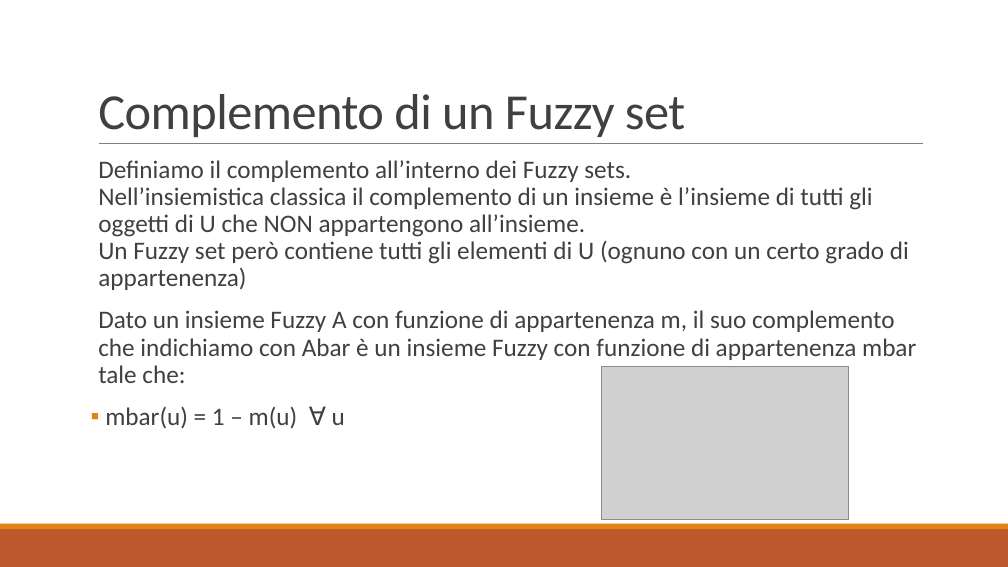
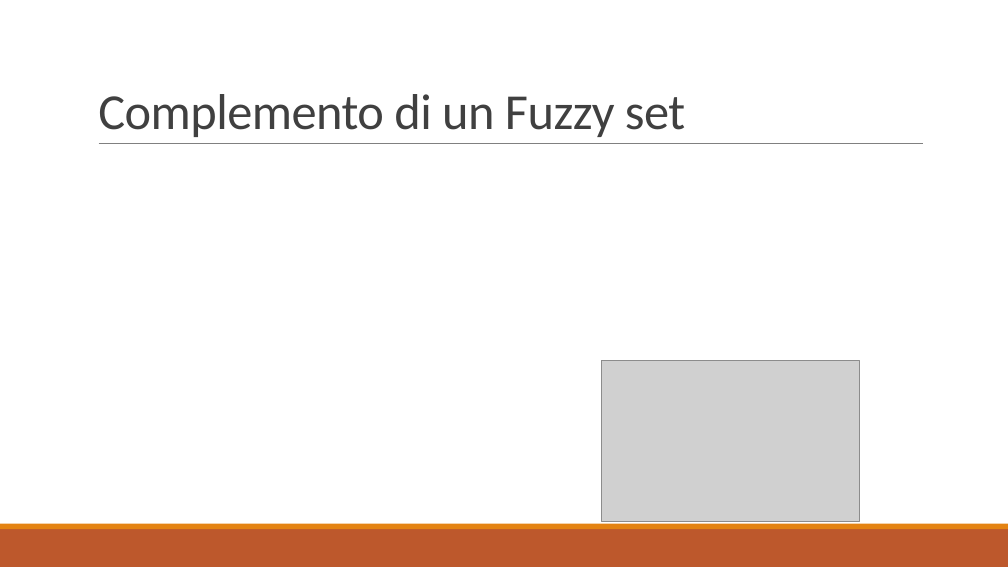
Before and after one commit to Gallo00/progettoDM, a slide deck: slide 6 of relazione.pptx. Drawn at 1008x567 pixels with LibreOffice and Linux fonts; fonts in the diff are those of the drawing; grey boxes stand for pictures. Boxes give left, top, right and bottom in pixels: in the first picture for what was removed or moved away, otherwise in the second. Text is boxed around its words. In the diff, an @@ line names an element or a change of style, - is before the commit and + after.

```diff
--- a/relazione.pptx
+++ b/relazione.pptx
@@ text removed at [98,160,916,429] @@
-  Definiamo il complemento all’interno dei Fuzzy sets.
-  Nell’insiemistica classica il complemento di un insieme è l’insieme di tutti gli oggetti di U che NON appartengono all’insieme.
-  Un Fuzzy set però contiene tutti gli elementi di U (ognuno con un certo grado di appartenenza)
-  Dato un insieme Fuzzy A con funzione di appartenenza m, il suo complemento che indichiamo con Abar è un insieme Fuzzy con funzione di appartenenza mbar tale che:
-▪ mbar(u) = 1 – m(u) ∀ u
@@ picture: place and size @@
-picture at [601,366,848,520]
+picture at [601,361,860,521]
```
Also in this commit, not shown: 9 other slides changed, 7 other files.
